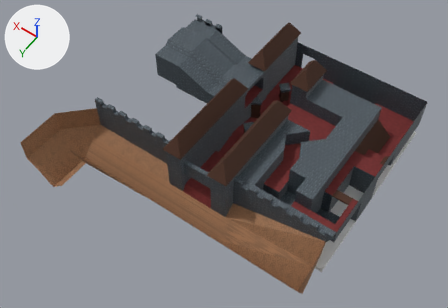
A saved change to the Blender file Assets/World/Level1/Raw/Level1.blend.
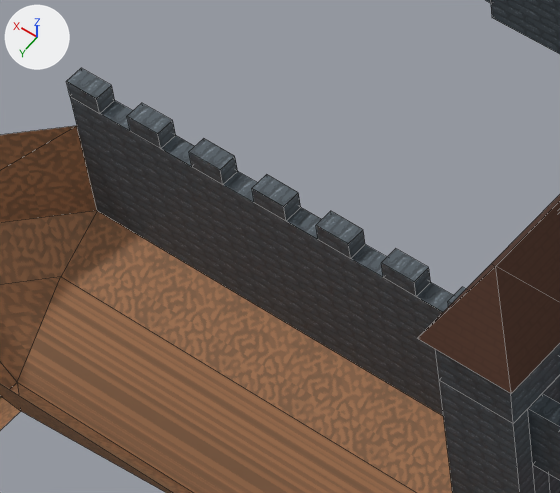
The first picture shows the older version from a 50 mm lens placed at (-51.2, 70.0, 116.7), pointed at (1.5, -3.8, 0.7). The close-ups show both versions on the part from 18% to 42% of the width and 27% to 58% of the height of that picture; other places that the commit changed are outside them. The axes (+X, +Y, +Z) are drawn at upper left. The lights are the same throughout. The close-ups show mesh edges as thin lines.

Objects in the first close-up: 'Level1'.
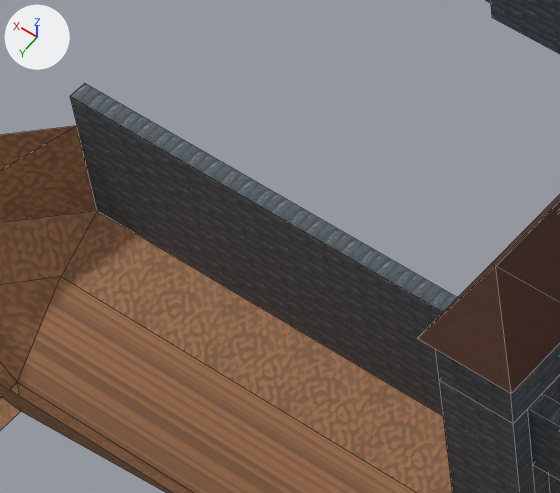
What differs and where, as boxes [x1, y1, x2, y2] in the close-ups (560 x 493 px):
part 1 of me_level2, cut back: before [66, 68, 466, 416]; after [70, 83, 457, 416]

The change in detail:
me_level2 is used by ob_level1; location (0.0, 0.0, 0.0).
me_level2 had 594 vertices, 526 faces, 3 loose edges and spanned x -32.0..39.0, y -40.5..24.0, z -6.0..15.0.
me_level2 now has 489 vertices, 444 faces, 3 loose edges and spans x -32.0..39.0, y -40.0..24.0, z -6.0..15.0.
Part 1, on me_level2:
52 vertices are removed from x 8.0..32.0, y 5.0..6.0, z 8.0..9.0.
42 faces are deleted.
2 new faces join them, mat_wall.
